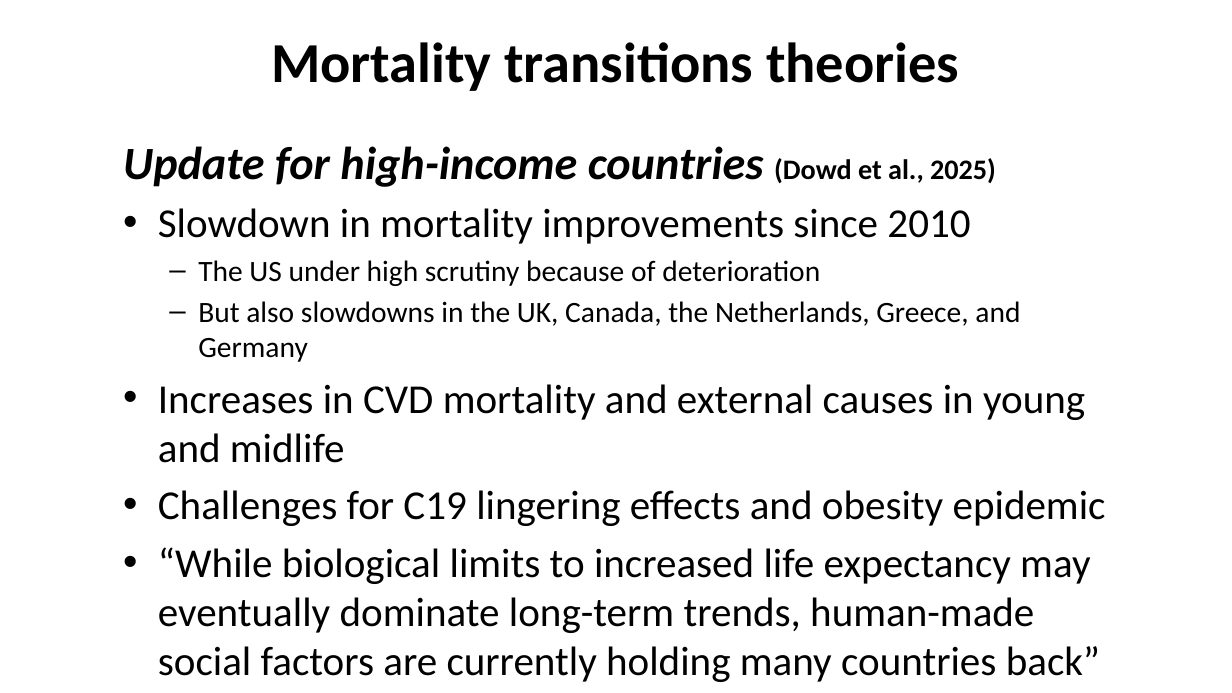
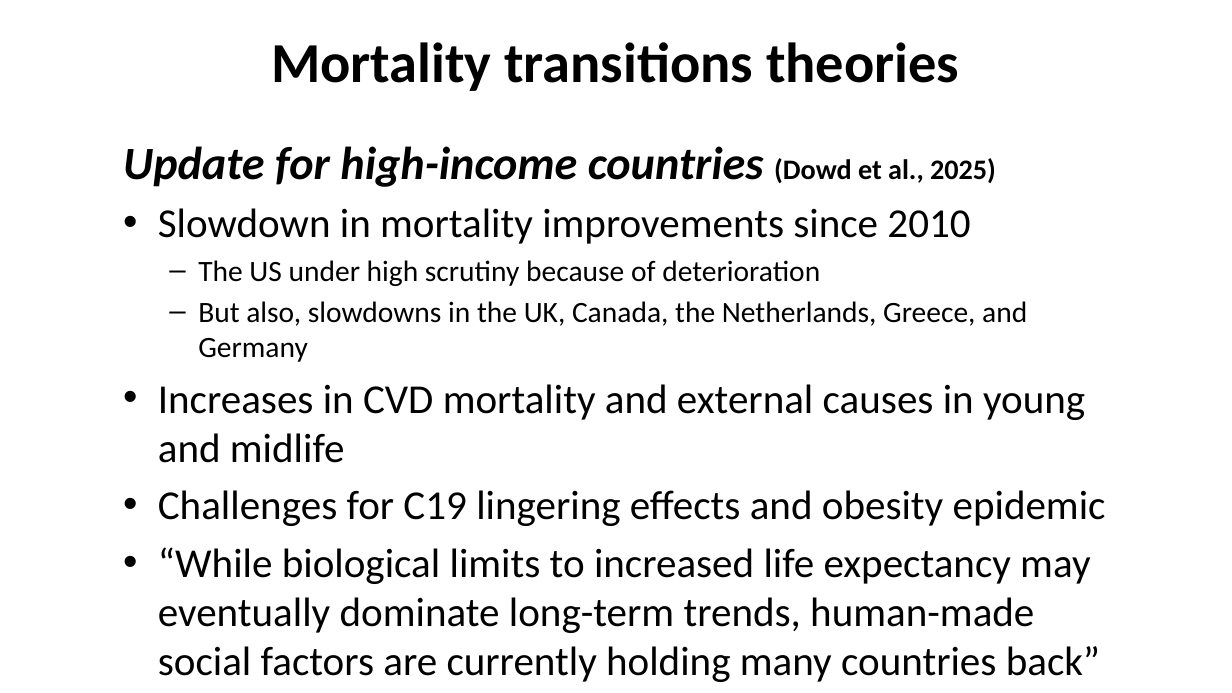
Before and after one commit to kikeacosta/edsd26_apc, a slide deck: slide 38 of slides/01_mortality_trends.pptx. Drawn at 1232x693 pixels with LibreOffice and Linux fonts; fonts in the diff are those of the drawing. Boxes give left, top, right and bottom in pixels: in the first picture for what was removed or moved away, otherwise in the second. Text is boxed around its words. In the diff, an @@ line names an element or a change of style, - is before the commit and + after.

```diff
--- a/slides/01_mortality_trends.pptx
+++ b/slides/01_mortality_trends.pptx
@@ text at <box>198,301,1027,362</box>: text changed @@
-  – But also slowdowns in the UK, Canada, the Netherlands, Greece, and Germany
+  – But also, slowdowns in the UK, Canada, the Netherlands, Greece, and Germany
```
Also in this commit, not shown: 7 other slides changed, 2 slides added.
